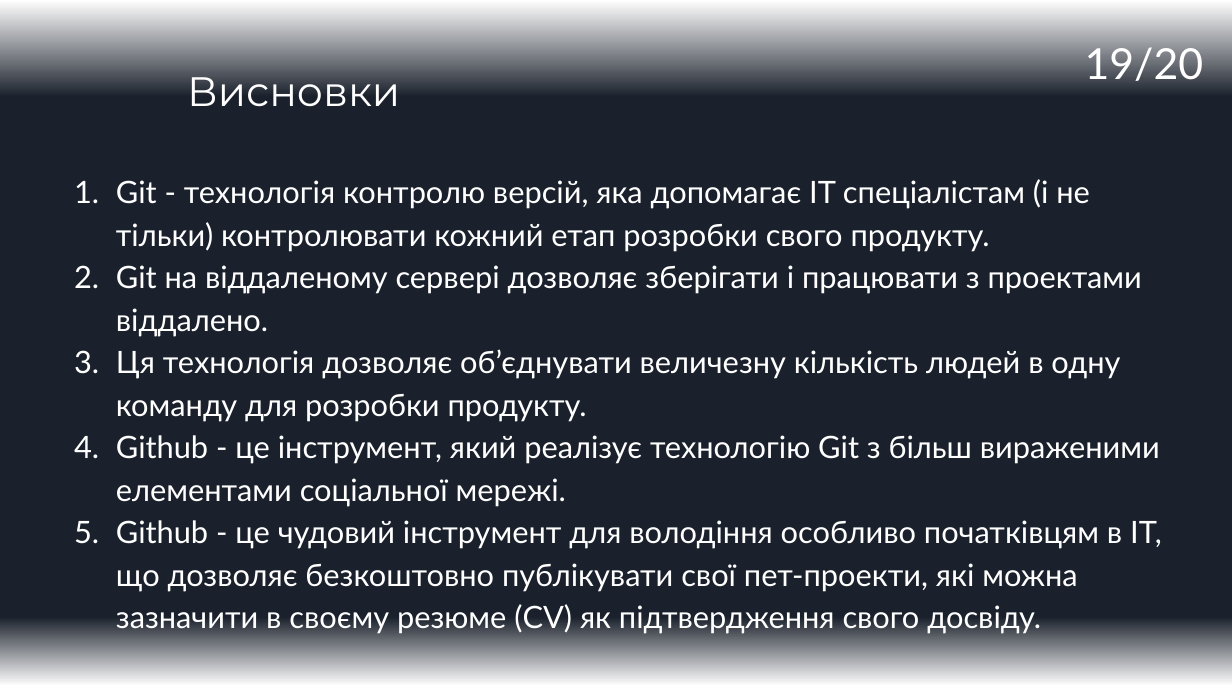
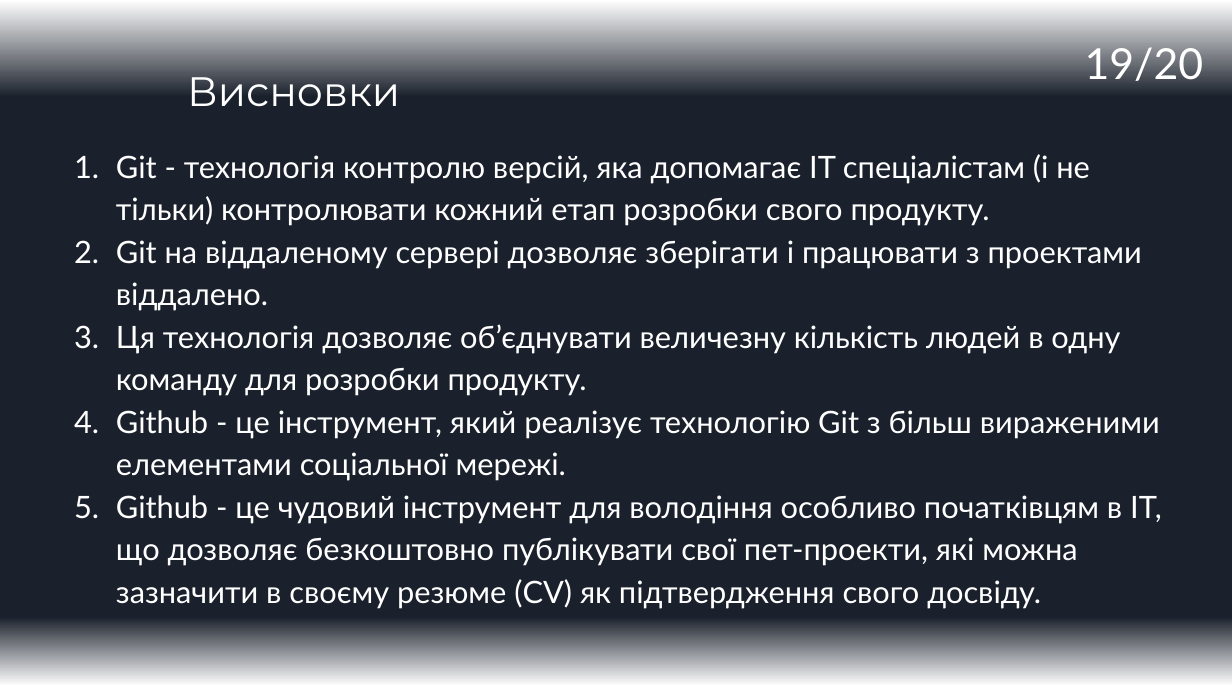
Before and after one commit to ValueOverStatic/IT-carrer-Seminars, a slide deck: slide 19 of Seminar1_Github_v02.pptx. Drawn at 1232x693 pixels with LibreOffice and Linux fonts; fonts in the diff are those of the drawing. Boxes give left, top, right and bottom in pixels: in the first picture for what was removed or moved away, otherwise in the second. Text is boxed around its words. In the diff, an @@ line names an element or a change of style, - is before the commit and + after.

```diff
--- a/Seminar1_Github_v02.pptx
+++ b/Seminar1_Github_v02.pptx
@@ text "Git - технологія контролю версій, ..." moved from (x1=116, y1=179, x2=1162, y2=634) to (x1=116, y1=154, x2=1162, y2=609) @@
```
Also in this commit, not shown: 6 other slides changed.
